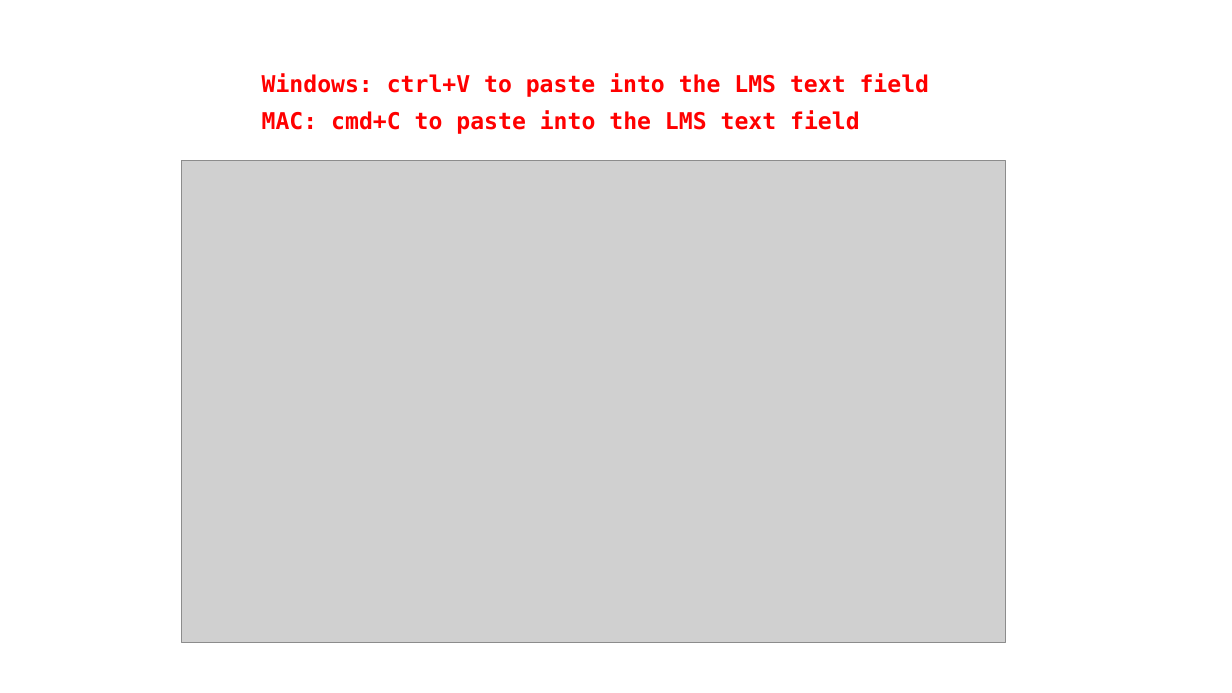
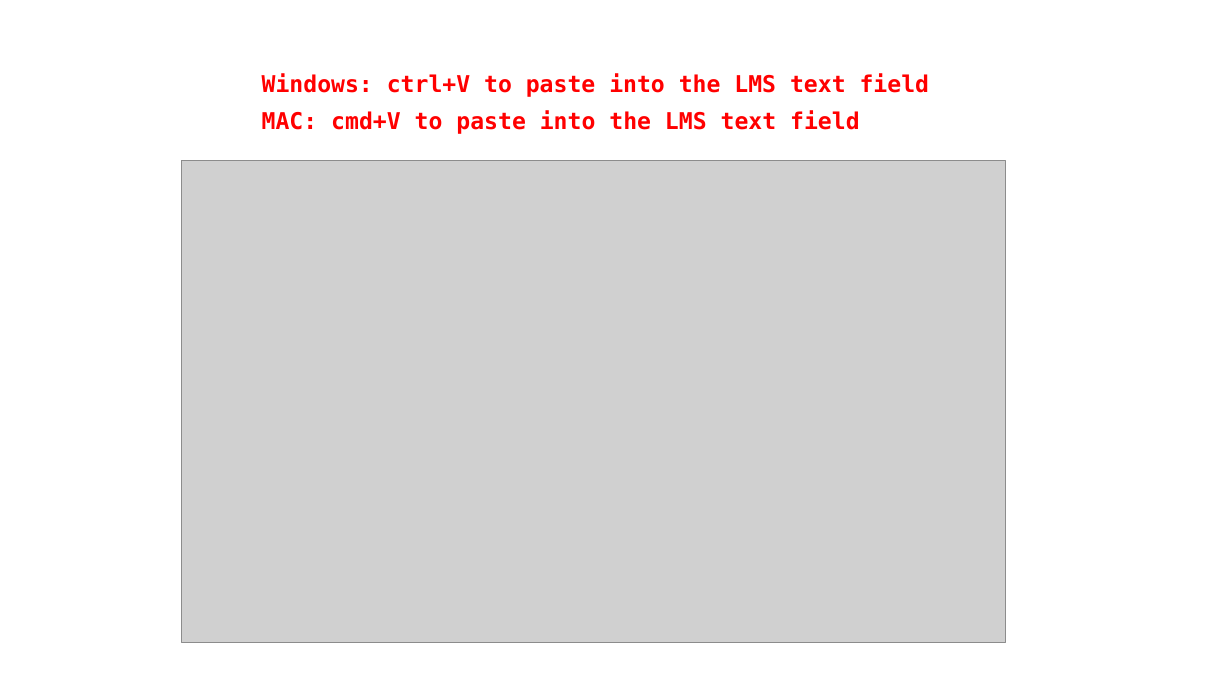
Before and after one commit to mefitzgerald/oof, a slide deck: slide 2 of ws_week12/SlideImages.pptx. Drawn at 1232x693 pixels with LibreOffice and Linux fonts; fonts in the diff are those of the drawing; grey boxes stand for pictures. Boxes give left, top, right and bottom in pixels: in the first picture for what was removed or moved away, otherwise in the second. Text is boxed around its words. In the diff, an @@ line names an element or a change of style, - is before the commit and + after.

```diff
--- a/ws_week12/SlideImages.pptx
+++ b/ws_week12/SlideImages.pptx
@@ text at bbox=[262, 110, 860, 134]: text changed @@
-MAC: cmd+C to paste into the LMS text field
+MAC: cmd+V to paste into the LMS text field
```
Also in this commit, not shown: 1 other file.
